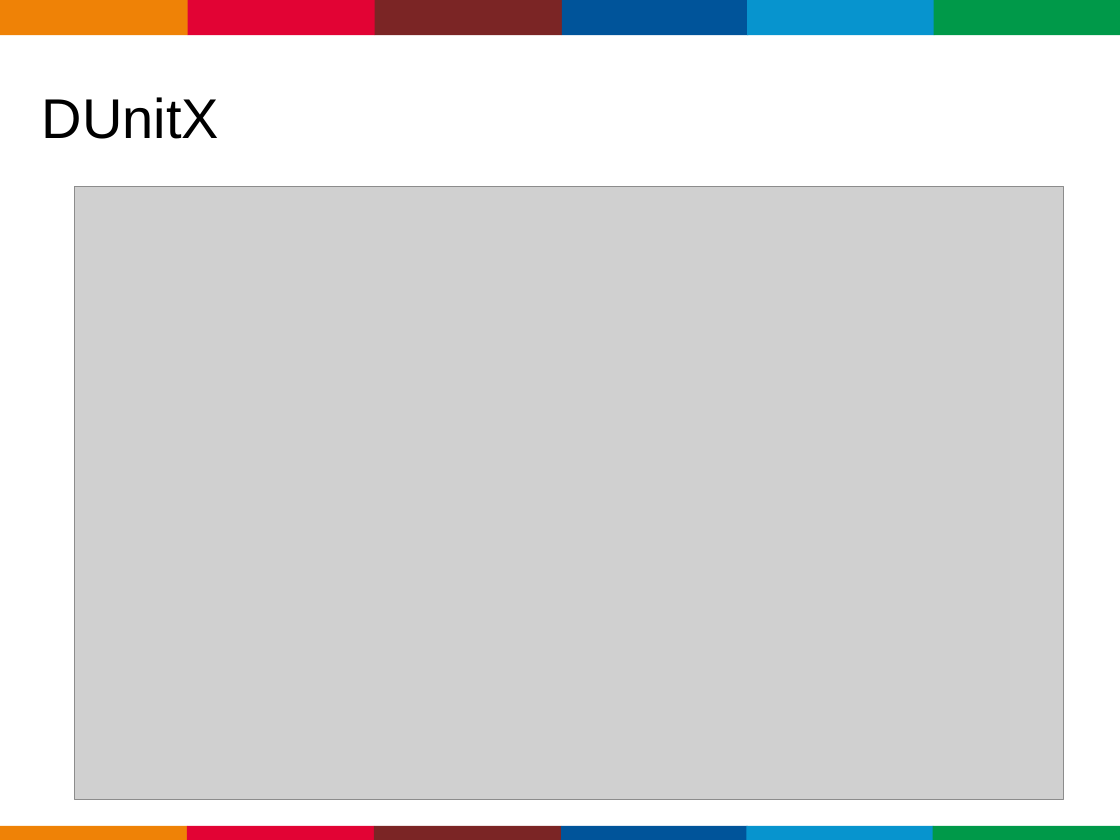
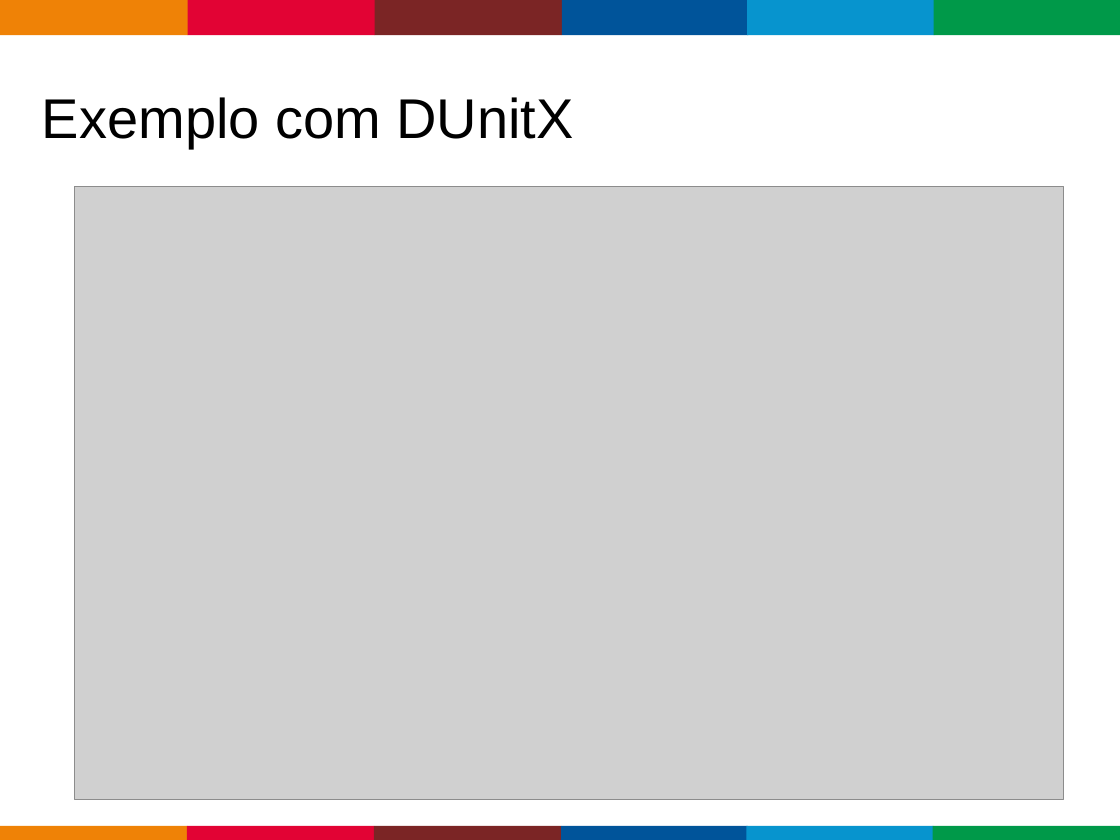
Before and after one commit to bravesoftdz/tdc-2017, a slide deck: slide 16 of Apresentação/Unittest.ppt. Drawn at 1120x840 pixels with LibreOffice and Linux fonts; fonts in the diff are those of the drawing; grey boxes stand for pictures; background and template pictures are left out. Boxes give left, top, right and bottom in pixels: in the first picture for what was removed or moved away, otherwise in the second. Text is boxed around its words. In the diff, an @@ line names an element or a change of style, - is before the commit and + after.

```diff
--- a/Apresentação/Unittest.ppt
+++ b/Apresentação/Unittest.ppt
@@ title at [42,97,574,148]: text changed @@
-DUnitX
+Exemplo com DUnitX
```
Also in this commit, not shown: 1 other slide changed.
